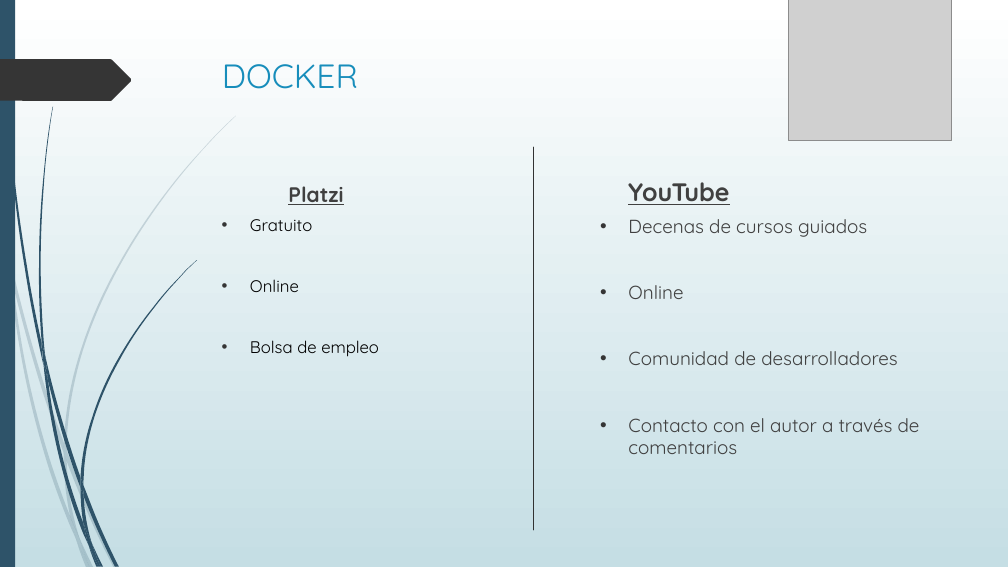
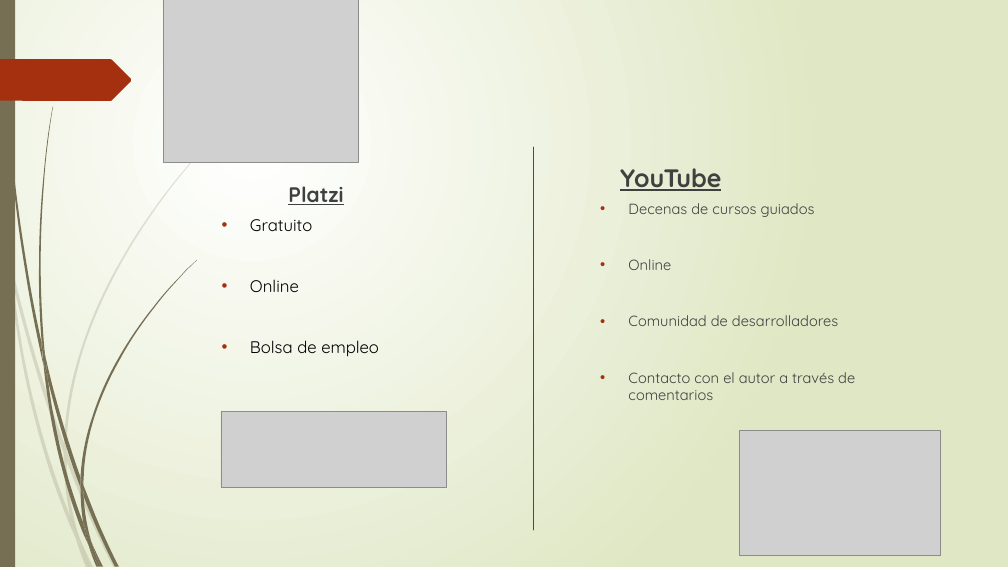
Before and after one commit to DiegoUAH/TG1, a slide deck: slide 12 of TG1-Presentacion.pptx. Drawn at 1008x567 pixels with LibreOffice and Linux fonts; fonts in the diff are those of the drawing; grey boxes stand for pictures. Boxes give left, top, right and bottom in pixels: in the first picture for what was removed or moved away, otherwise in the second. Text is boxed around its words. In the diff, an @@ line names an element or a change of style, - is before the commit and + after.

```diff
--- a/TG1-Presentacion.pptx
+++ b/TG1-Presentacion.pptx
@@ background gradient #FFFFFF to #C5DEE5 to gradient #FFFFFF to #DFE8C4 @@
@@ freeform shape at (2, 0, 43, 364): fill #2E5369 to #766F54; outline redrawn @@
@@ picture: place and size @@
-picture at (789, 0, 952, 140)
+picture at (164, 0, 359, 163)
@@ freeform shape at (0, 59, 132, 101): fill #353535 to #A53010 @@
@@ title removed at (222, 64, 358, 89) @@
-DOCKER
@@ fill #2E5369 to #766F54 in 12 elements at (45, 357, 80, 488), (83, 485, 119, 566), (43, 361, 88, 546), (92, 544, 104, 567), (42, 340, 48, 382), (80, 260, 197, 485), (88, 546, 98, 567), (80, 488, 91, 544), (80, 477, 83, 496), (83, 523, 101, 566), (0, 0, 15, 567), (39, 107, 53, 357) @@
@@ line (533, 147) - (533, 530): stroke #333333 0.75 pt to #9E2E0F 0.75 pt @@
@@ text "YouTube": place and size @@
-text "YouTube" at (628, 182, 729, 205)
+text "YouTube" at (620, 168, 721, 191)
@@ text "Decenas de cursos guiados": place and size @@
-text "Decenas de cursos guiados" at (628, 219, 920, 454)
+text "Decenas de cursos guiados" at (628, 203, 855, 400)
@@ text "Decenas de cursos guiados" at (628, 203, 855, 400): size 18 to 14 pt; bullet colour #353535 to #A53010 @@
@@ text "Gratuito" at (250, 219, 379, 357): bullet colour #353535 to #A53010 @@
@@ picture added at (221, 411, 446, 488) @@
@@ picture added at (740, 430, 941, 555) @@
@@ fill #2E5369 at 20% opacity to #766F54 at 20% opacity in 10 elements at (0, 213, 8, 265), (11, 261, 64, 453), (67, 451, 117, 567), (79, 538, 94, 567), (8, 265, 76, 540), (64, 453, 79, 538), (64, 116, 236, 451), (76, 540, 90, 567), (64, 443, 67, 461), (70, 516, 90, 567) @@
```
Also in this commit, not shown: 17 other slides changed, 4 slides added, 1 slide removed.
